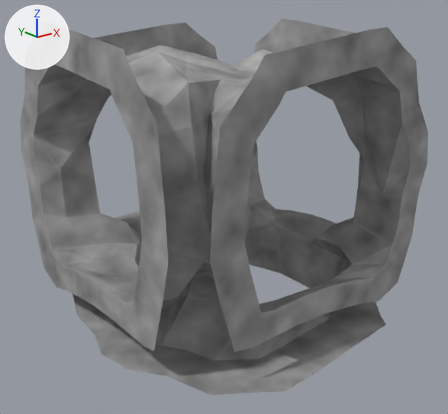
An edit to the glTF model Rogue-Robots/Assets/Models/ModularBlocks/5NoUpConnector.gltf, drawn before and after from the same camera.
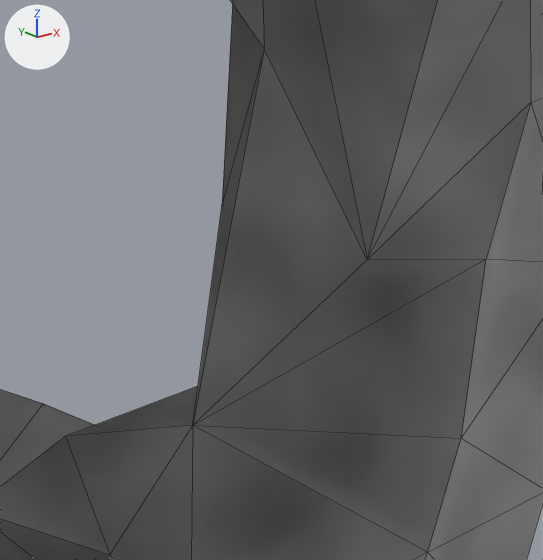
The first picture shows the older version from a 50 mm camera at (-6.47, -8.24, 4.95) aimed at (-0.2, -0.4, 1.82). The close-ups show both versions on the part from 72% to 92% of the width and 37% to 59% of the height of that picture; other places that the commit changed are outside them. The lights are fixed; the arrows at upper left show +X, +Y and +Z. The close-ups show mesh edges as thin lines.

Names of what the first close-up shows: '5NoUpConnector'.
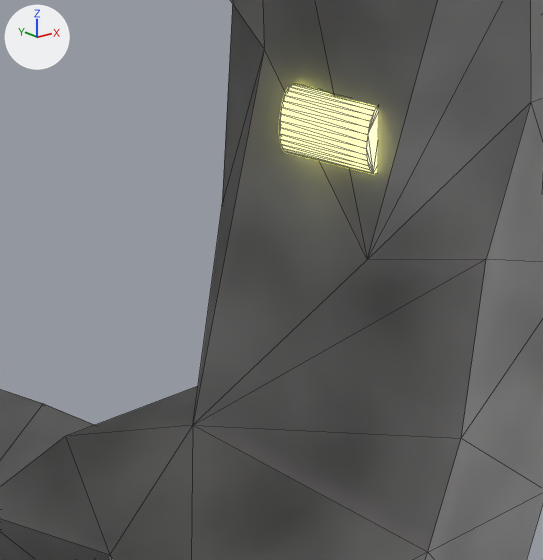
The change, as a list of edits to the scene's bpy script:
```text
Add img_tunnellightemission:
    img_tunnellightemission = load_image('TunnelLightEmission', 'Textures/TunnelLightEmission.png', 256, 256, 'sRGB')
Add mat_tunnellight:
    mat_tunnellight = bpy.data.materials.new('TunnelLight')
    mat_tunnellight.use_nodes = True; mat_tunnellight.node_tree.nodes.clear()
    _N = mat_tunnellight.node_tree.nodes; _L = mat_tunnellight.node_tree.links
    n0 = _N.new('ShaderNodeBsdfPrincipled'); n0.name = 'Principled BSDF'
    n0.inputs[2].default_value = 0.4  # 'Roughness'
    n0.inputs[28].default_value = 2.0  # 'Emission Strength'
    n1 = _N.new('ShaderNodeOutputMaterial'); n1.name = 'Material Output'
    n2 = _N.new('ShaderNodeTexImage'); n2.name = 'Image Texture'
    n2.image = img_tunnellightemission
    _L.new(n0.outputs[0], n1.inputs[0])  # 'BSDF' to 'Surface'
    _L.new(n2.outputs[0], n0.inputs[27])  # 'Color' to 'Emission Color'
Add me_cylinder_020:
    me_cylinder_020.from_pydata(...)  # 64 vertices, 124 faces; spans x 1.691..1.791, y -2.164..-1.864, z 2.307..2.507
    me_cylinder_020.materials.append(mat_tunnellight)  # its picture is missing
Add ob_tunnellight_003:
    ob_tunnellight_003 = bpy.data.objects.new('TunnelLight.003', me_cylinder_020)
    ob_tunnellight_003.location = (0.0, 0.0, 0.0)
```

Changed parts and their boxes (x1, y1, x2, y2) in the close-ups (543 x 560 px):
'TunnelLight.003', added (beige)
    after: (279, 83, 377, 174)
